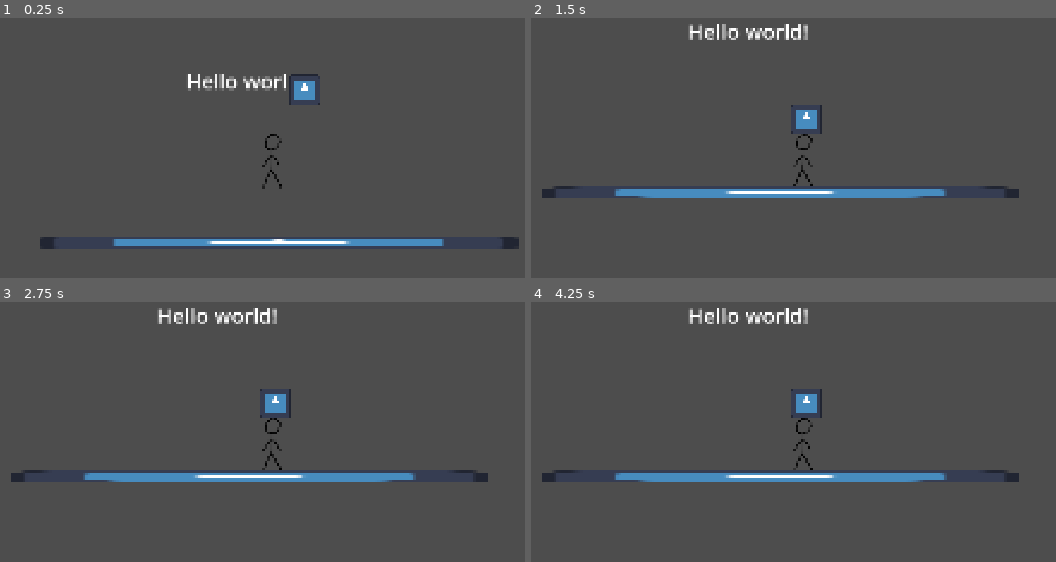
Above: before the commit, frames 1-4 (two rows, left to right).
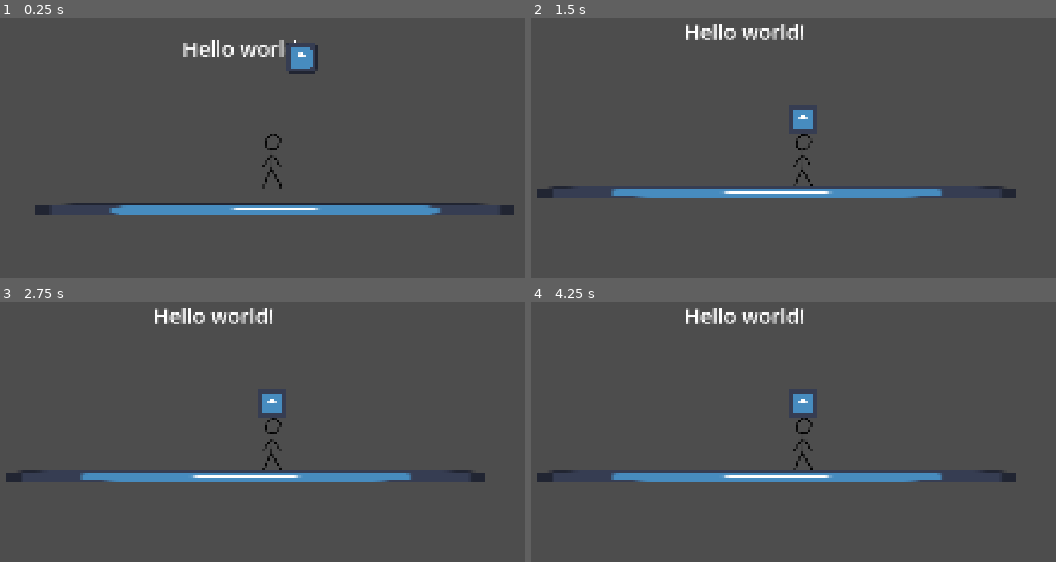
Above: after the commit, the same moments.

Repository: Crimbane/puzzle-platformer
Game: Godot game, scene res://Scenes/main.tscn
The game is run twice, just before and just after one commit, with the same random seed, the same clock (stepped at 60 frames per second) and the same inputs. The engine's default icon, where the game draws it, is replaced by a stand-in: a white triangle on a blue panel in a dark square.
Inputs:
- Up to frame 1 (0.25 s): no input
- Up to frame 2 (1.5 s): hold D (Move Right) from 0.53 s (still down); tap Space (Jump) at 0.77 s; tap Enter at 1.25 s
- Up to frame 3 (2.75 s): tap Space (Jump) at 1.52, 2 s; release D (Move Right) at 2.03 s; hold A (Move Left) from 2.03 s (still down)
- Up to frame 4 (4.25 s): tap Enter at 2.75 s; release A (Move Left) at 2.78 s; hold D (Move Right) from 2.78 s (still down); tap Space (Jump) at 3.02, 3.5, 3.77 s

The runs differ from the first frame. In frame 1, 7.3% of the frame differs, in the area x 6-99%, y 8-89%; in frame 2, 1.4%; in frame 3, 1.3%; in frame 4, 1.4%.

Commit message:
Made player it's own scene

Diff:
--- a/Scenes/main.tscn
+++ b/Scenes/main.tscn
@@ -1,32 +1,8 @@
 [gd_scene format=3 uid="uid://d126xwa5j1d5"]
 
 [ext_resource type="PackedScene" uid="uid://dc202a0io7caw" path="res://Scenes/label_hello.tscn" id="1_bo1nx"]
-[ext_resource type="PackedScene" uid="uid://3a6q6voh5ogr" path="res://Scenes/sprite_2d.tscn" id="2_8gbba"]
-[ext_resource type="Script" uid="uid://dhdf6qakv7chr" path="res://Scripts/player.gd" id="2_jjvhh"]
-[ext_resource type="Texture2D" uid="uid://c60jbp71pcrmk" path="res://Assets/Art/Player idle 0.png" id="4_21xkr"]
+[ext_resource type="PackedScene" uid="uid://bdw1uarwohnlv" path="res://Scenes/player.tscn" id="2_8gbba"]
 [ext_resource type="Texture2D" uid="uid://qya0wfq1g5qo" path="res://Assets/icon.svg" id="4_kry3j"]
-[ext_resource type="Texture2D" uid="uid://dvd2tpm5too1b" path="res://Assets/Art/Player idle 1.png" id="5_6bp64"]
-[ext_resource type="Texture2D" uid="uid://d2l01fxrg0c3y" path="res://Assets/Art/Player idle 2.png" id="6_344ge"]
-
-[sub_resource type="RectangleShape2D" id="RectangleShape2D_fjc7g"]
-size = Vector2(39, 125)
-
-[sub_resource type="SpriteFrames" id="SpriteFrames_t1yug"]
-animations = [{
-"frames": [{
-"duration": 1.0,
-"texture": ExtResource("4_21xkr")
-}, {
-"duration": 1.0,
-"texture": ExtResource("5_6bp64")
-}, {
-"duration": 1.0,
-"texture": ExtResource("6_344ge")
-}],
-"loop": 1,
-"name": &"idle",
-"speed": 3.0
-}]
 
 [sub_resource type="RectangleShape2D" id="RectangleShape2D_nrqo6"]
 size = Vector2(1147, 31)
@@ -38,27 +14,8 @@
 
 [node name="Label" parent="." unique_id=33634530 instance=ExtResource("1_bo1nx")]
 
-[node name="Player" type="CharacterBody2D" parent="." unique_id=1460575478]
-position = Vector2(562, 289)
-script = ExtResource("2_jjvhh")
-metadata/_edit_group_ = true
-
-[node name="Player Sprite" parent="Player" unique_id=1787457727 instance=ExtResource("2_8gbba")]
-visible = false
-position = Vector2(0, 0)
-texture = ExtResource("4_21xkr")
-
-[node name="CollisionShape2D" type="CollisionShape2D" parent="Player" unique_id=1546551650]
-position = Vector2(0.5, 1.5)
-shape = SubResource("RectangleShape2D_fjc7g")
-
-[node name="Camera2D" type="Camera2D" parent="Player" unique_id=385762799]
-
-[node name="AnimatedSprite2D" type="AnimatedSprite2D" parent="Player" unique_id=1168497846]
-sprite_frames = SubResource("SpriteFrames_t1yug")
-animation = &"idle"
-autoplay = "idle"
-frame_progress = 0.77099234
+[node name="Player" parent="." unique_id=1687183133 instance=ExtResource("2_8gbba")]
+position = Vector2(570, 367)
 
 [node name="Platform" type="StaticBody2D" parent="." unique_id=949877795]
 position = Vector2(550, 495)
--- /dev/null
+++ b/Scenes/player.tscn
@@ -0,0 +1,46 @@
+[gd_scene format=3 uid="uid://bdw1uarwohnlv"]
+
+[ext_resource type="Script" uid="uid://dhdf6qakv7chr" path="res://Scripts/player.gd" id="1_fkybt"]
+[ext_resource type="PackedScene" uid="uid://3a6q6voh5ogr" path="res://Scenes/sprite_2d.tscn" id="1_vgqql"]
+[ext_resource type="Texture2D" uid="uid://c60jbp71pcrmk" path="res://Assets/Art/Player idle 0.png" id="2_fkybt"]
+[ext_resource type="Texture2D" uid="uid://dvd2tpm5too1b" path="res://Assets/Art/Player idle 1.png" id="3_x3wgy"]
+[ext_resource type="Texture2D" uid="uid://d2l01fxrg0c3y" path="res://Assets/Art/Player idle 2.png" id="4_3smsa"]
+
+[sub_resource type="RectangleShape2D" id="RectangleShape2D_8erm5"]
+size = Vector2(39, 125)
+
+[sub_resource type="SpriteFrames" id="SpriteFrames_f1ek2"]
+animations = [{
+"frames": [{
+"duration": 1.0,
+"texture": ExtResource("2_fkybt")
+}, {
+"duration": 1.0,
+"texture": ExtResource("3_x3wgy")
+}, {
+"duration": 1.0,
+"texture": ExtResource("4_3smsa")
+}],
+"loop": 1,
+"name": &"idle",
+"speed": 3.0
+}]
+
+[node name="CharacterBody2D" type="CharacterBody2D" unique_id=1687183133]
+script = ExtResource("1_fkybt")
+
+[node name="Player Sprite" parent="." unique_id=1787457727 instance=ExtResource("1_vgqql")]
+visible = false
+position = Vector2(0, 0)
+texture = ExtResource("2_fkybt")
+
+[node name="CollisionShape2D" type="CollisionShape2D" parent="." unique_id=1537390055]
+position = Vector2(0.5, 1.5)
+shape = SubResource("RectangleShape2D_8erm5")
+
+[node name="Camera2D" type="Camera2D" parent="." unique_id=1433334245]
+
+[node name="AnimatedSprite2D" type="AnimatedSprite2D" parent="." unique_id=1837813518]
+sprite_frames = SubResource("SpriteFrames_f1ek2")
+animation = &"idle"
+autoplay = "idle"
